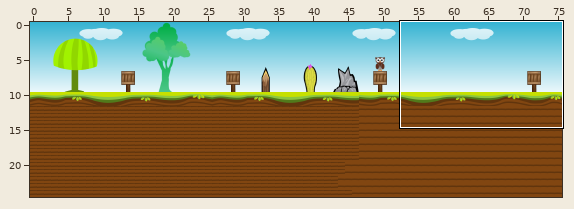
Two states of a Tiled map (JSON), projeto/maps/level1.json. The first picture is a wide view before the edit; the outline marks the close-up.
Close-up. Before the commit:
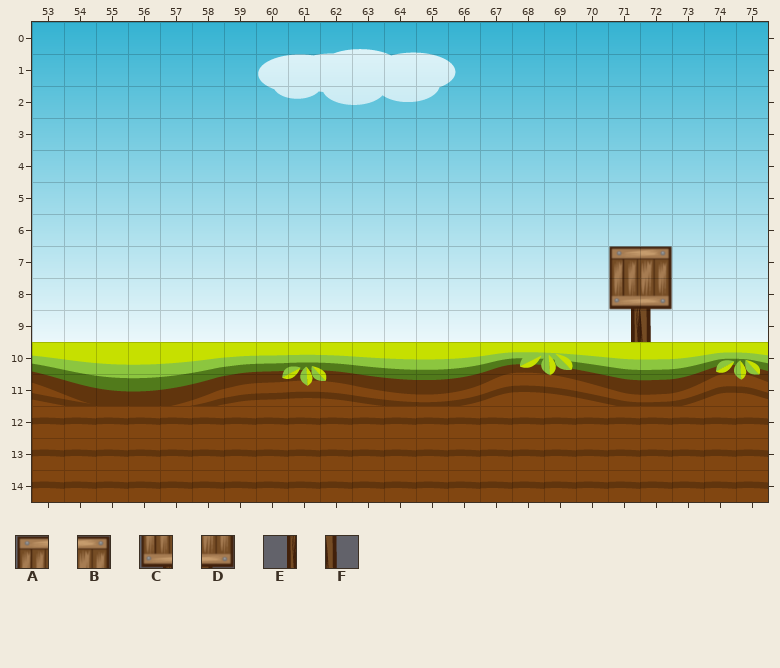
Cells are 32x32 px. Shown: x 53..75, y 0..14.
Key: from "placa": A 0, B 1, C 2, D 3, E 4, F 5.
_ is an empty cell.
Layers that did not change in this view are not listed.
Layer "Arvores" before, first column x 53:
 0 _______________________
 1 _______________________
 2 _______________________
 3 _______________________
 4 _______________________
 5 _______________________
 6 _______________________
 7 __________________AB___
 8 __________________CD___
 9 __________________EF___
10 _______________________
11 _______________________
12 _______________________
13 _______________________
14 _______________________
And afterwards:
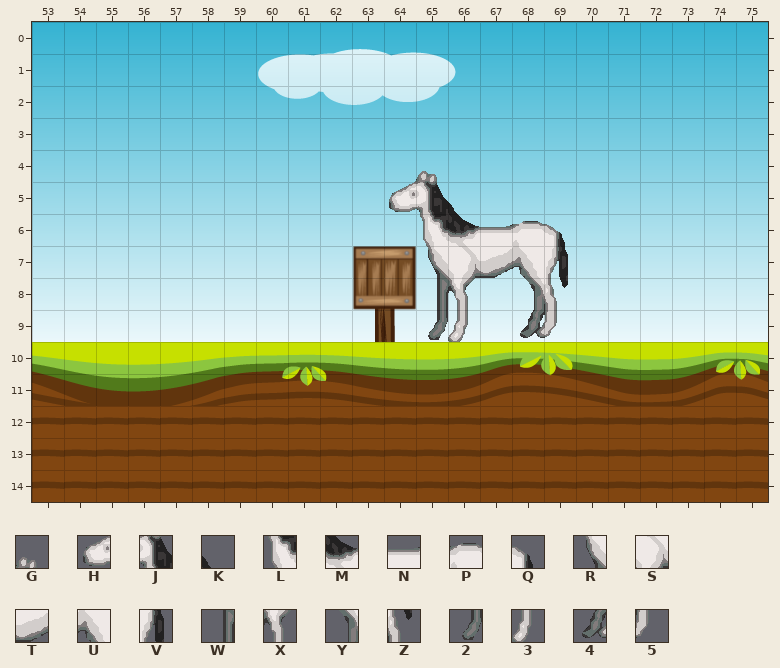
Further tiles: from "horse": G 13, H 18, J 19, K 20, L 25, M 26, N 27, P 28, Q 29, R 31, S 32, T 33, U 34, V 35, W 37, X 38, Y 40, Z 41, 2 43, 3 44, 4 46, 5 47.
Difference:
Layer "Arvores":
y 4: x 65 _ -> G
y 5: x 64..66 ___ -> HJK
y 6: x 65..69 _____ -> LMNPQ
y 7: x 63..69 _______ -> ABRSTUV; x 71..72 AB -> __
y 8: x 63..66 ____ -> CDWX; x 68..69 __ -> YZ; x 71..72 CD -> __
y 9: x 63..66 ____ -> EF23; x 68..69 __ -> 45; x 71..72 EF -> __
Boxes around the changes in both close-ups, in picture pixels (x1, y1, x2, y2):
added: (353, 171, 568, 342)
removed: (609, 246, 672, 342)
